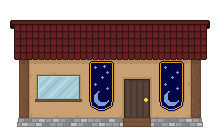
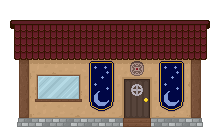
Layer changes from the first 224 x 128 image to the second:
painted on "Loof" over [31, 61, 189, 116]
